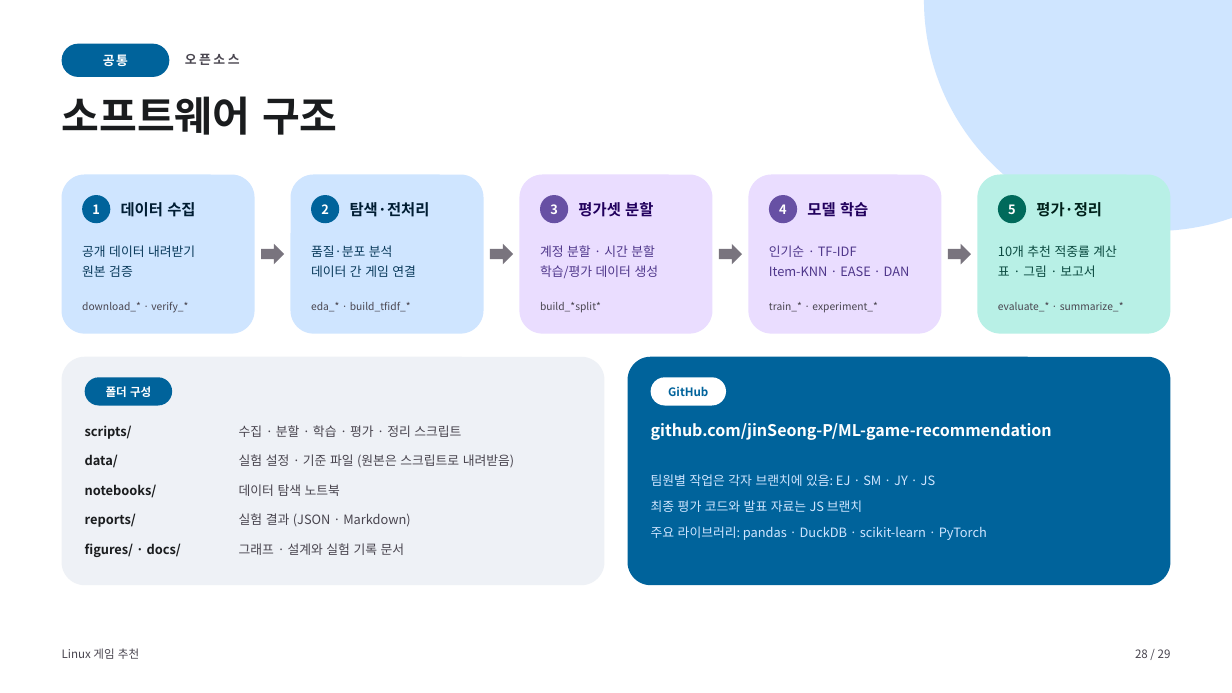
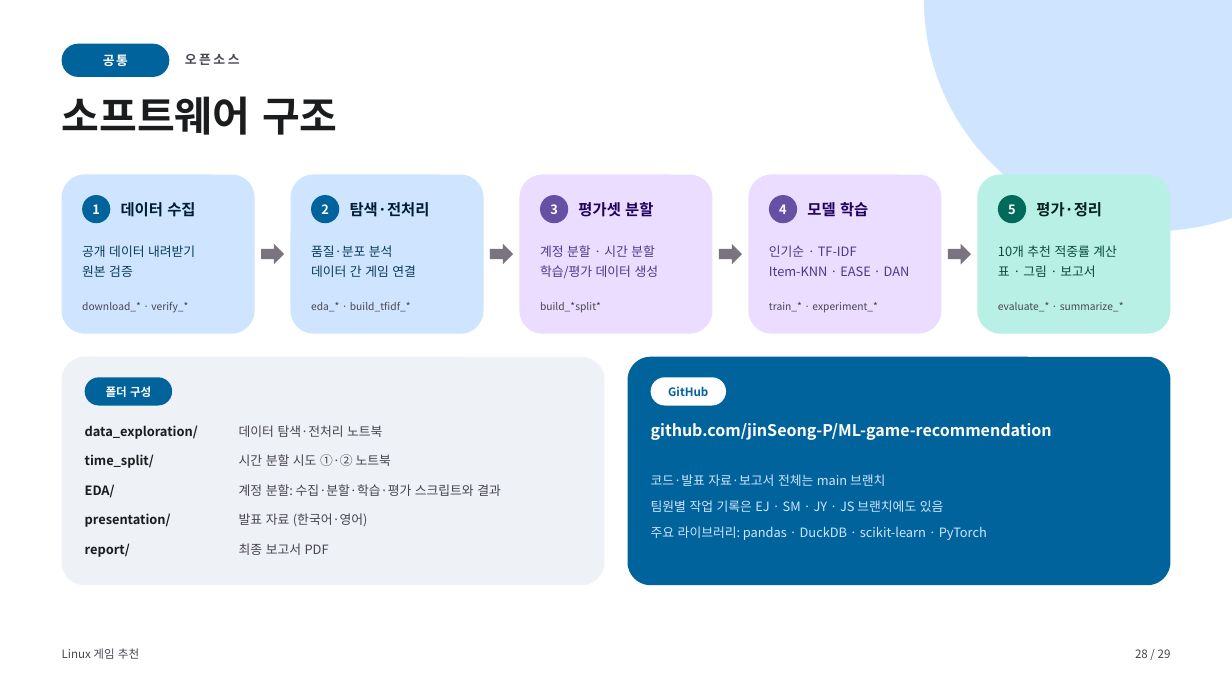
Before and after one commit to jinSeong-P/ML-game-recommendation, a slide deck: slide 28 of presentation/ML-game-recommendation-final.pptx. Drawn at 1232x693 pixels with LibreOffice and Linux fonts; fonts in the diff are those of the drawing. Boxes give left, top, right and bottom in pixels: in the first picture for what was removed or moved away, otherwise in the second. Text is boxed around its words. In the diff, an @@ line names an element or a change of style, - is before the commit and + after.

```diff
--- a/presentation/ML-game-recommendation-final.pptx
+++ b/presentation/ML-game-recommendation-final.pptx
@@ text at [85,425,198,439]: text changed @@
-data/
+data_exploration/
@@ text removed at [85,425,132,439] @@
-scripts/
@@ text at [239,425,382,437]: text changed @@
-데이터 탐색 노트북
+데이터 탐색·전처리 노트북
@@ text added at [85,454,154,468], 10 pt, text #1A1C1E, bold @@
+time_split/
@@ text at [239,454,391,466]: text changed @@
-실험 설정 · 기준 파일 (원본은 스크립트로 내려받음)
+시간 분할 시도 ①·② 노트북
@@ text at [651,474,944,512]: text changed @@
-팀원별 작업은 각자 브랜치에 있음: EJ · SM · JY · JS
-최종 평가 코드와 발표 자료는 JS 브랜치
+코드·발표 자료·보고서 전체는 main 브랜치
+팀원별 작업 기록은 EJ · SM · JY · JS 브랜치에도 있음
@@ text at [85,484,115,498]: text changed @@
-notebooks/
+EDA/
@@ text at [239,484,501,496]: text changed @@
-수집 · 분할 · 학습 · 평가 · 정리 스크립트
+계정 분할: 수집·분할·학습·평가 스크립트와 결과
@@ text at [85,513,171,527]: text changed @@
-reports/
+presentation/
@@ text at [239,513,368,526]: text changed @@
-실험 결과 (JSON · Markdown)
+발표 자료 (한국어·영어)
@@ text at [85,543,130,557]: text changed @@
-figures/ · docs/
+report/
@@ text at [239,543,329,555]: text changed @@
-그래프 · 설계와 실험 기록 문서
+최종 보고서 PDF
```
Also in this commit, not shown: 1 other file.
